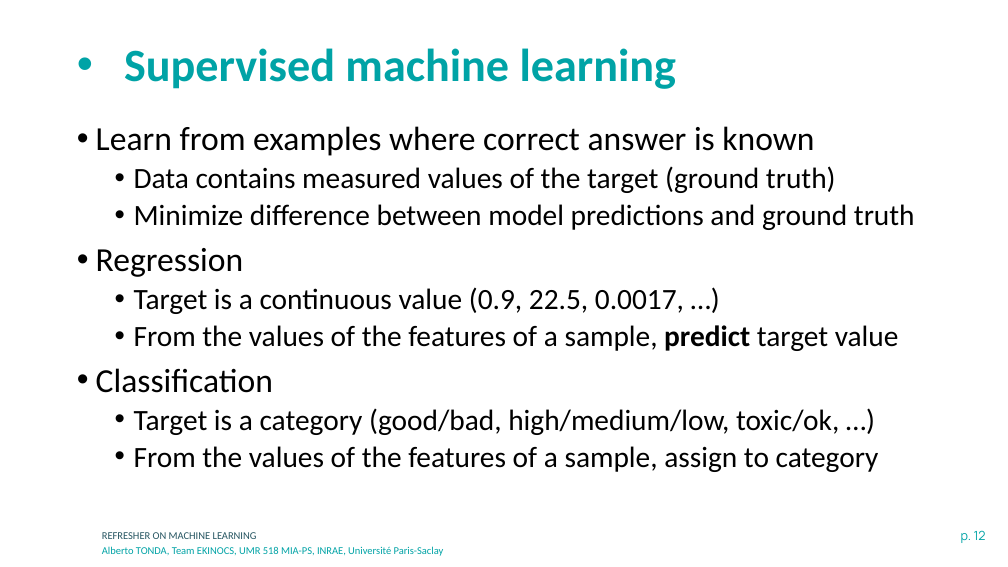
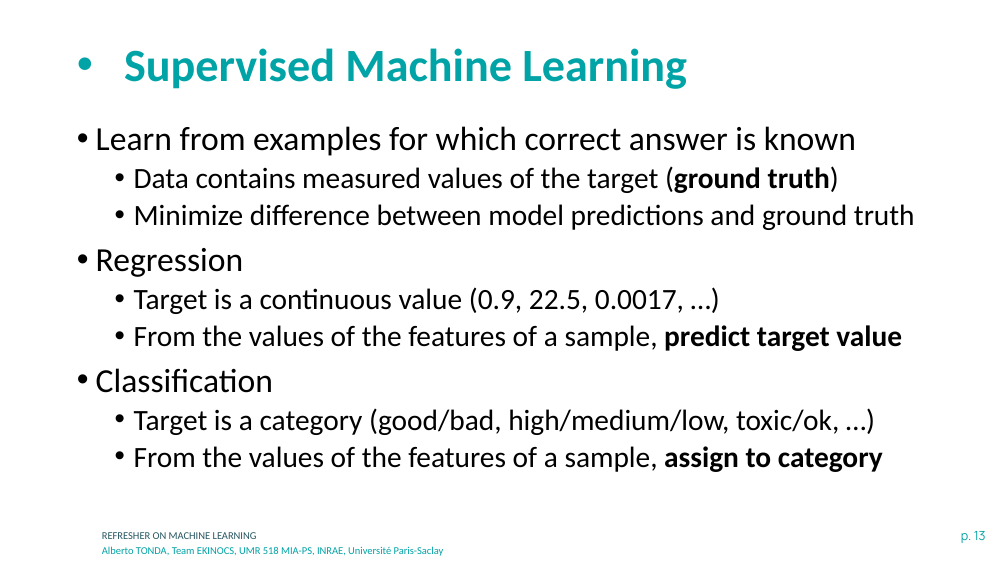
Before and after one commit to albertotonda/teaching, a slide deck: slide 13 of deep-learning-in-practice-with-pytorch/0-machine-learning.pptx (slide 12 before the commit). Drawn at 1008x567 pixels with LibreOffice and Linux fonts; fonts in the diff are those of the drawing; background and template pictures are left out. Boxes give left, top, right and bottom in pixels: in the first picture for what was removed or moved away, otherwise in the second. Text is boxed around its words. In the diff, an @@ line names an element or a change of style, - is before the commit and + after.

```diff
--- a/deep-learning-in-practice-with-pytorch/0-machine-learning.pptx
+++ b/deep-learning-in-practice-with-pytorch/0-machine-learning.pptx
@@ title at [124, 48, 687, 89]: text changed @@
-• Supervised machine learning
+• Supervised Machine Learning
@@ text at [96, 126, 856, 156]: text changed @@
-• Learn from examples where correct answer is known
+• Learn from examples for which correct answer is known
@@ text at [134, 166, 902, 472]: bold on in "(ground truth)", "target value", "assign to category" @@
@@ page number at [961, 531, 986, 543]: text changed @@
-p. 12
+p. 13
```
Also in this commit, not shown: 22 other slides changed, 19 slides added, 1 slide removed, 10 other files.
